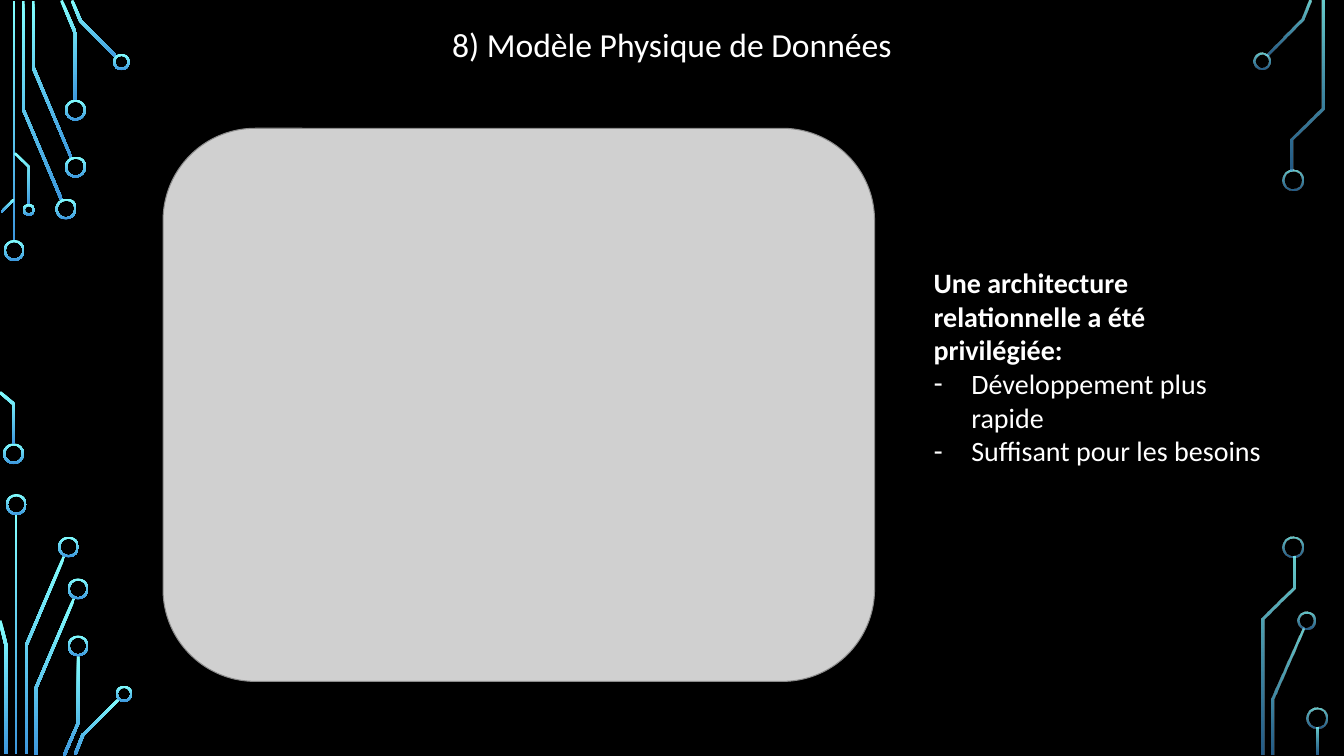
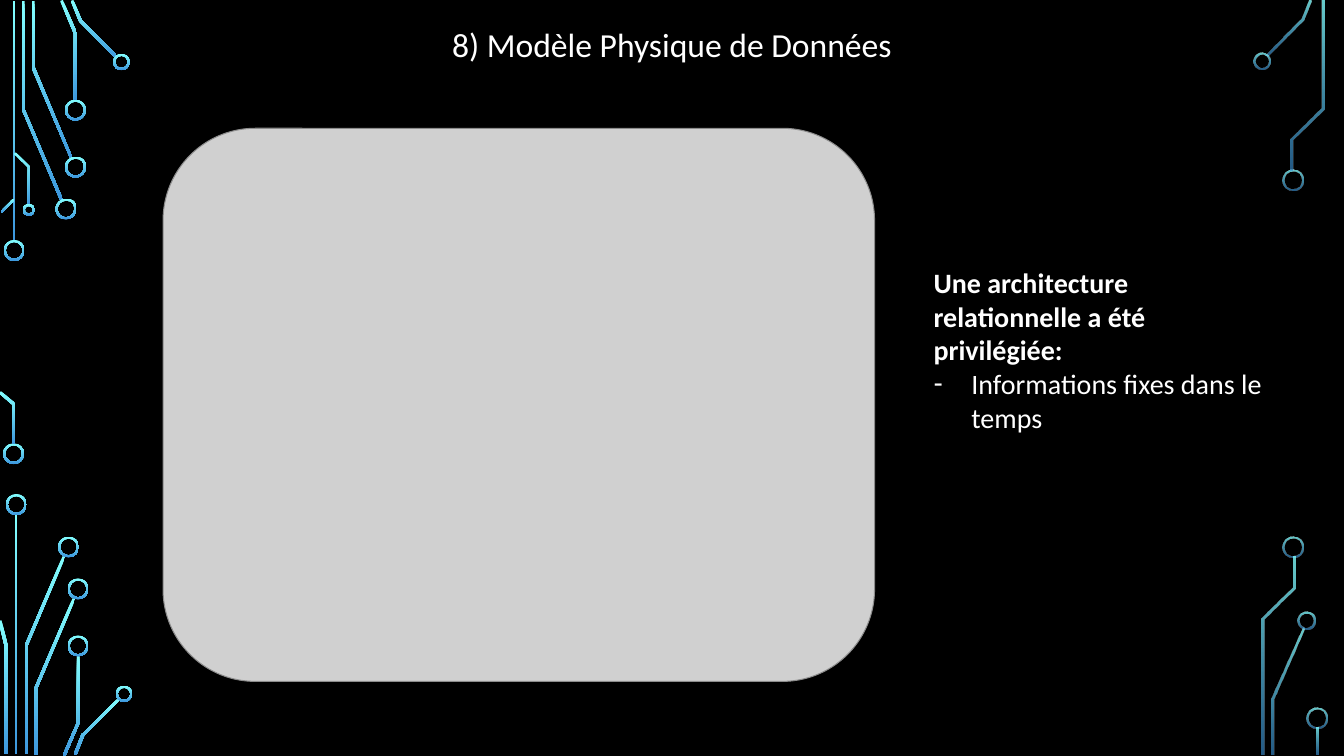
Before and after one commit to DesignGreg/Projet4-OpenClassRooms, a slide deck: slide 11 of Présentation Soutenance.pptx. Drawn at 1344x756 pixels with LibreOffice and Linux fonts; fonts in the diff are those of the drawing; grey boxes stand for pictures; background and template pictures are left out. Boxes give left, top, right and bottom in pixels: in the first picture for what was removed or moved away, otherwise in the second. Text is boxed around its words. In the diff, an @@ line names an element or a change of style, - is before the commit and + after.

```diff
--- a/Présentation Soutenance.pptx
+++ b/Présentation Soutenance.pptx
@@ text at (x1=971, y1=374, x2=1261, y2=395): text changed @@
-– Développement plus rapide
-– Suffisant pour les besoins
+– Informations fixes dans le temps
```
Also in this commit, not shown: 2 other slides changed, 9 other files.
